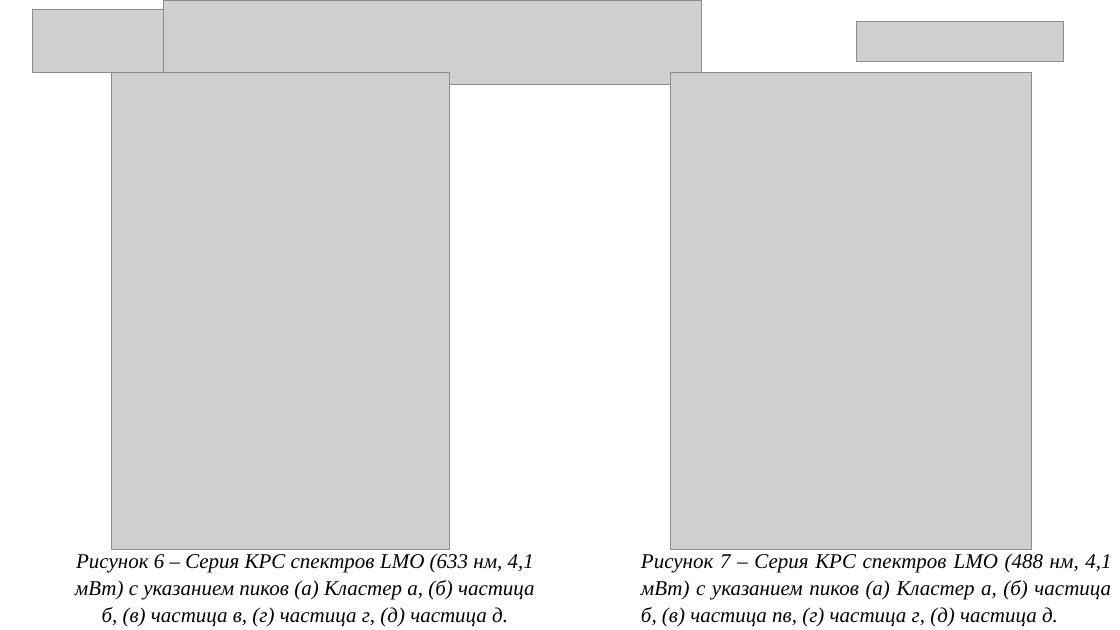
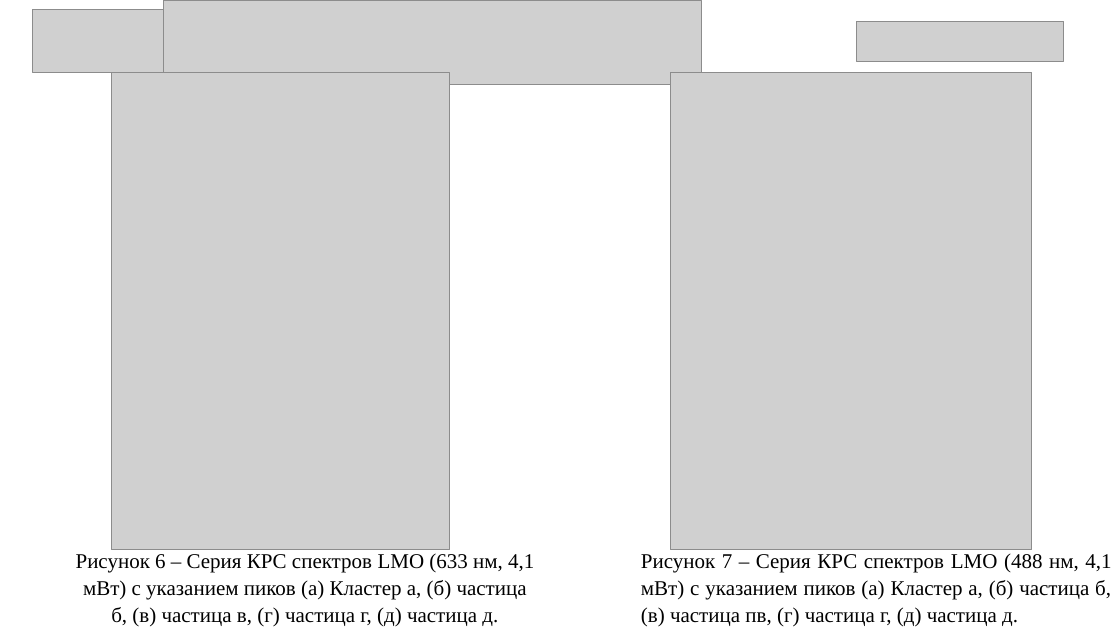
Before and after one commit to KorobovEVG/diplom_b, a slide deck: slide 9 of презентация на практику.pptx. Drawn at 1120x630 pixels with LibreOffice and Linux fonts; fonts in the diff are those of the drawing; grey boxes stand for pictures. Boxes give left, top, right and bottom in pixels: in the first picture for what was removed or moved away, otherwise in the second. Text is boxed around its words. In the diff, an @@ line names an element or a change of style, - is before the commit and + after.

```diff
--- a/презентация на практику.pptx
+++ b/презентация на практику.pptx
@@ text "Рисунок 6 – Серия КРС ..." at <box>76,553,534,627</box>: italic off @@
@@ text "Рисунок 7 – Серия КРС ..." at <box>641,554,1111,627</box>: italic off @@
```
Also in this commit, not shown: 8 other slides changed, 1 other file.
